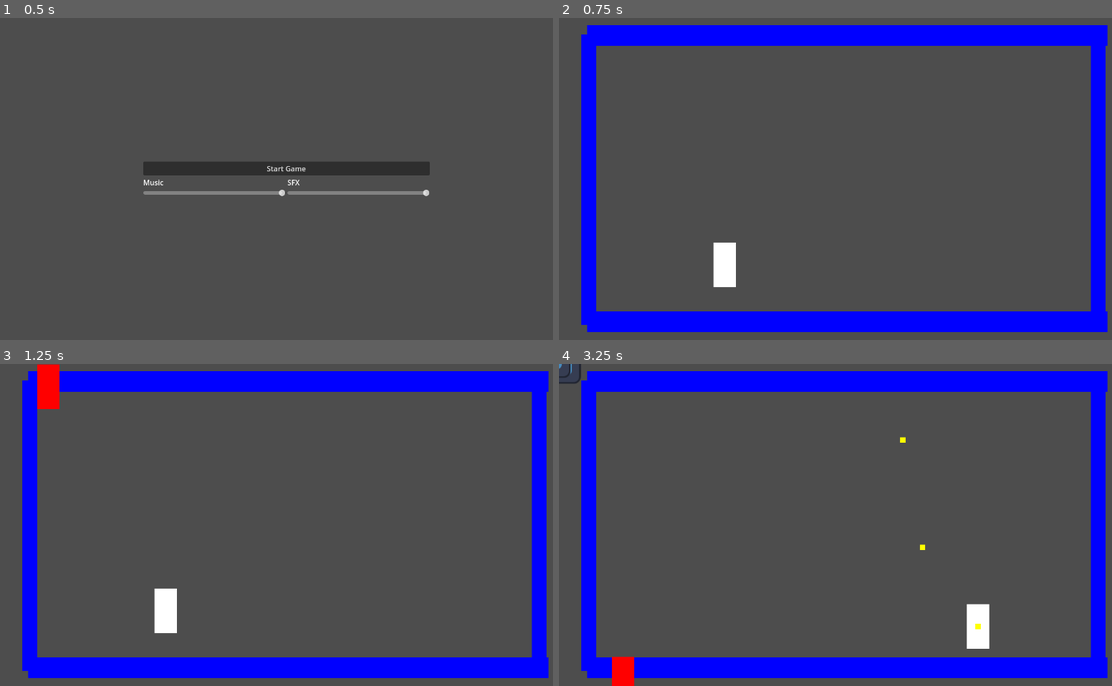
Above: before the commit, frames 1-4 (two rows, left to right).
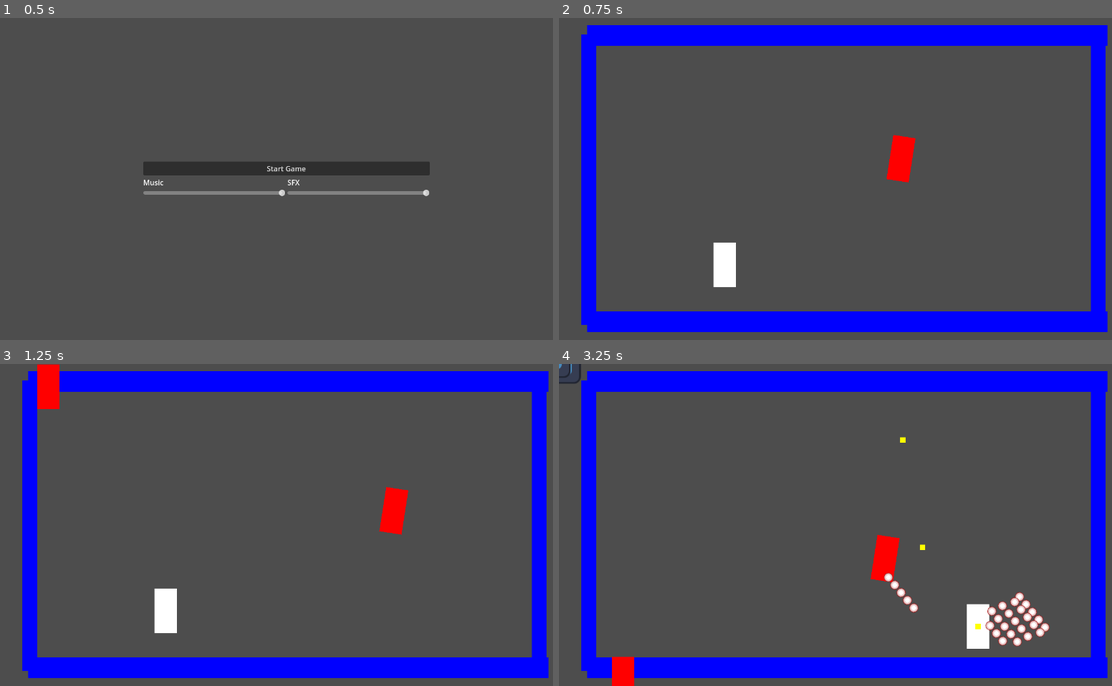
Above: after the commit, the same moments.

Repository: KDing0/GGJGodot
Game: Godot game, scene res://Misc/GameManager.tscn
Two runs of this game, one before a commit and one after it. Both use one fixed random seed, a clock stepped at 60 frames per second and the inputs below. The engine's default icon, where the game draws it, is replaced by a stand-in: a white triangle on a blue panel in a dark square.
Inputs (mouse positions are in pixels of both pictures, inside the frame that each line leads up to):
- Up to frame 1 (0.5 s): no input
- Up to frame 2 (0.75 s): click "Start Game" at 0.5 s
- Up to frame 3 (1.25 s): no input
- Up to frame 4 (3.25 s): move the mouse to (973, 508) at 1.27 s; press the mouse at (973, 508) at 1.28 s; hold Right (ui_right) 1.28-2.03 s; move the mouse to (730, 541) at 2.02 s; release the mouse at (730, 541) at 2.03 s; hold Down (ui_down) 2.03-2.78 s; click (730, 541) at 2.1 s; move the mouse to (901, 454) at 2.77 s; press the mouse at (901, 454) at 2.78 s; hold Right (ui_right) from 2.78 s (still down)

Frame 1 is identical in both runs. In frame 2, 0.6% of the frame differs, in the area x 59-65%, y 36-52%; in frame 3, 0.6%; in frame 4, 1.6%, in the area x 56-89%, y 53-88%.

Commit message:
Added Bullet timing system

Diff:
--- a/src/Enemy/Enemy.gd
+++ b/src/Enemy/Enemy.gd
@@ -7,6 +7,16 @@
 @export var BulletAnimationID = "first"
 @export var BulletRotation = 15
 @export var BulletSpawnOffset = Vector2(0,0)
+
+@export var BulletStartDelay = 0.0
+@export var BulletShootDelay = 0.0
+@export var BulletCycleAmount = 0
+@export var BulletCycleCooldown = 0.0
+
+var timer = 0
+var firstShot = true
+var nextShotCooldown = 0
+var shotCycle = 0
 
 enum EnemyTypes {ENEMY_TYPE1, ENEMY_TYPE2}
 
@@ -25,22 +35,41 @@
 	progress_ratio += speed / 1000.0
 	if progress_ratio >= 1.0:
 		self.queue_free()
+	shootCooldownCounting(delta)
 
-func _on_timer_timeout():
+func _on_timer_timeout(delta):
 	# shoot()
 	pass
 
 func _input(event):
 	if event.is_action_pressed("PTest"):
-
-		var pos = global_position + BulletSpawnOffset
-		Spawning.spawn({"position": pos, "rotation": BulletRotation}, BulletSpawnID, BulletAnimationID)
+		shoot()
 
 func shoot():
-	# for anzahl bullets
-	# 	instantiate bullets
-	# 	set movement vector
-	pass
+	var pos = global_position + BulletSpawnOffset
+	Spawning.spawn({"position": pos, "rotation": BulletRotation}, BulletSpawnID, BulletAnimationID)
 
+
+func shootCooldownCounting(delta):
+	timer = timer + delta
+	if(firstShot == true and timer >= BulletStartDelay):
+		firstShot = false
+		timer = 0
+		shotCycle = shotCycle + 1
+		if(BulletCycleAmount >= 1):
+			nextShotCooldown = BulletShootDelay
+			if(shotCycle >= BulletCycleAmount):
+				nextShotCooldown += BulletCycleCooldown
+		shoot()
+
+	if(BulletCycleCooldown > 0 and BulletCycleAmount >= 1 and firstShot == false and timer >= nextShotCooldown):
+		timer = 0
+		shotCycle = shotCycle + 1
+		if(BulletCycleAmount >= 1):
+			nextShotCooldown = BulletShootDelay
+			if(shotCycle >= BulletCycleAmount):
+				shotCycle = 0
+				nextShotCooldown += BulletCycleCooldown
+		shoot()
 # if hit by a player bullet:
 # 	queue_free()
--- a/src/Misc/GameController.gd
+++ b/src/Misc/GameController.gd
@@ -34,3 +34,8 @@
 	enemy_instance.BulletSpawnID = "two"
 	enemy_instance.BulletAnimationID = "first"
 	enemy_instance.BulletRotation = 0
+
+	enemy_instance.BulletStartDelay = 1
+	enemy_instance.BulletShootDelay = 0.12
+	enemy_instance.BulletCycleAmount = 5
+	enemy_instance.BulletCycleCooldown = 5
--- a/src/gamescene.tscn
+++ b/src/gamescene.tscn
@@ -35,6 +35,12 @@
 "points": PackedVector2Array(0, 0, 0, 0, -202, -121, -24.0416, -19.799, 24.0416, 19.799, 148, 85, -4.24264, -111.723, 4.24264, 111.723, 272, 324, 29.6985, -36.7695, -29.6985, 36.7695, 221, 559, 0, 0, 0, 0, -138, 836)
 }
 point_count = 5
+
+[sub_resource type="Curve2D" id="Curve2D_lj88p"]
+_data = {
+"points": PackedVector2Array(0, 0, 0, 0, -202, -121, -24.0416, -19.799, 24.0416, 19.799, 30, -85, -4.24264, -111.723, 4.24264, 111.723, -31, 53, 29.6985, -36.7695, -29.6985, 36.7695, -175, -1, 0, 0, 0, 0, -239, -85, 0, 0, 0, 0, -202, -121)
+}
+point_count = 6
 
 [sub_resource type="Curve2D" id="Curve2D_jqf82"]
 
@@ -114,7 +120,7 @@
 forced_lookat_mouse = false
 forced_pattern_lookat = true
 cooldown_stasis = false
-cooldown_spawn = 0.017
+cooldown_spawn = 0.0
 cooldown_shoot = 0.0
 cooldown_next_spawn = 0.0
 cooldown_next_shoot = 0.0
@@ -326,6 +332,22 @@
 
 [node name="enemy" parent="EnemyPaths/Path2D" instance=ExtResource("1_80436")]
 position = Vector2(-202, -121)
+BulletStartDelay = 4.0
+BulletCycleAmount = 1
+
+[node name="Path2D2" type="Path2D" parent="EnemyPaths"]
+position = Vector2(858, 402)
+curve = SubResource("Curve2D_lj88p")
+
+[node name="enemy" parent="EnemyPaths/Path2D2" instance=ExtResource("1_80436")]
+position = Vector2(-202, -121)
+rotation = 0.153945
+loop = true
+BulletSpawnID = "two"
+BulletStartDelay = 1.0
+BulletShootDelay = 0.1
+BulletCycleAmount = 5
+BulletCycleCooldown = 1.0
 
 [node name="Node" type="Node" parent="."]
 
Not shown, changed: src/Addons/BulletUpHell/ExampleScenes/Example3_Cooldowns.tscn
Not shown, changed: src/Addons/BulletUpHell/ExampleScenes/Example4_Bullet_Customisation.tscn
Not shown, added: src/Assets/Characters/Enemies/Enemy1 Walk Animation Spritesheet.png.import
Not shown, added: src/Assets/Characters/Player/MC Walk Animation Spritesheet.png.import
Not shown: 1 places in src/gamescene.tscn that only renumber resources
